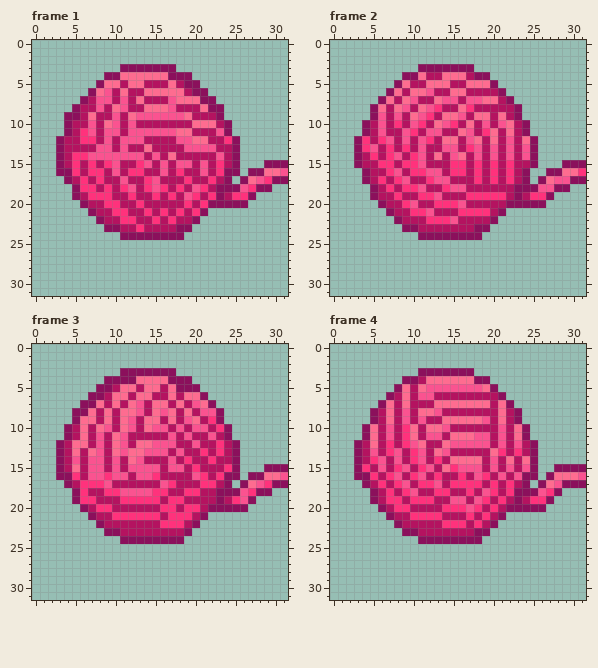
Two states of a pixel-art file, Assets/Assety/PLAYER_wloczka/klebek/odwijanie_zawijanie/wloczka4_spin_anim.aseprite. Above is the file before it was changed.
32x32 pixels, 8 frames. Shown: frame 1, frame 2, frame 3, frame 4. The commit also changed other frames, which this record leaves out.
Once edited:
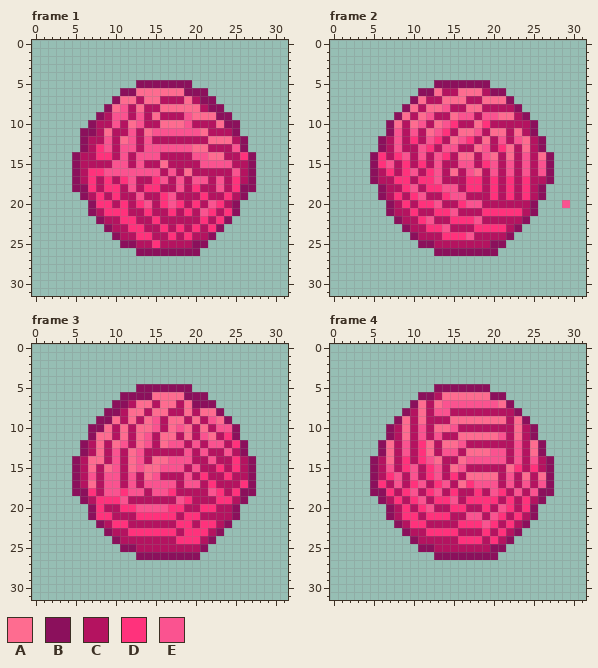
Palette (. is transparent): A #fe6c90  B #8b105c  C #b41360  D #ff327c  E #fa5390
Diff:
layer "ogonek" now hidden
Changed rows in their new state; - is an unchanged pixel.
Frame 1:
first column x 3:
 3 --------.......--------------
 4 ------...........------------
 5 -----.....BBBBBB-.-----------
 6 ----....BBA-----B------------
 7 ---....BAACAA-CC-C-----------
 8 --....B---ACC-AAAAC----------
 9 -....B--EC-CACCCEAAA-B-------
10 -...B-C--AE--AAAECCCA-B------
11 -..BB-AC--CA---EEEA-CCB------
12 ...BC---A-CE---CCCCAAACB-----
13 ...B-D---E-EEEEE-AAC--EB-----
14 ..BCCDDC-C-E--C--EEAA-CDB----
15 ..B-C-C-E-EC-A-CC--EEECCB-...
16 ..B---E-EEEEECECA-C-CCEC-....
17 -.BCDCD-DE-CDE-ECEECECDCB....
18 ---B---DC---DC-E-DC-ECDBB..--
19 --.BC-CD-CE-CDE-CCDCCDCB.----
20 ---.BD-CD--E-DEDCDCEDC-.-----
21 ------D------CDCDCEDCDB------
22 --------------C--CDCDB-------
23 -------C-D---D-DCDCDB--------
24 -------BCCDDCCDCDCCB---------
25 --------BBCCDCCCCBB----------
26 ----------BBBBBBBB-----------
Frame 2:
first column x 3:
 3 --------.......--------------
 4 ------...........------------
 5 -----.....BBBBBBB.-----------
 6 ----....BBA-C-AA-B-----------
 7 ---....BA-CAAACC--A----------
 8 --....BACAAE-CAA-------------
 9 --...BACAE-C--ECEE-ACB-------
10 -...BA-AE-----CAD-CC-CB------
11 -...BECE-A-D--AEC-ACACB------
12 ...BCECDCEDC-EDCACECE-CB-----
13 ...BCEC--D----CAECDA-ACB-----
14 ..BDCDEC--EDC-ACEA-A--CAB----
15 ..B-E--CD-E-CEECDE-E-ECEB-...
16 -.B--CDECD--ACEA-E-E-ECE-....
17 -.BC--D-D--C--D------DCCB....
18 --.BC--ECDDE-CDD-D-DCDCB...--
19 --.B---DECCDEECCC-CDCDCB.----
20 ---.B--CDDECCDEE---CCC-.--E--
21 --------CCDDECCC-DDDDCB------
22 --------DECCDDDE-CCCCB-------
23 -------C-DDE---DDDDCB--------
24 -------BCCCDDDECCCCB---------
25 --------BBCCCCCCCBB----------
26 ----------BBBBBBBB-----------
Frame 3:
first column x 3:
 3 --------.......--------------
 4 ------...........------------
 5 -----.....BBBBB--.-----------
 6 ----....BBBBAA-ABB-----------
 7 ---....BBCAAC-ACABB----------
 8 --....BBC-A--AC---AA---------
 9 --...BBACA--E--AC--EAB-------
10 -...BBA--CA--CA-ACA-EEB------
11 -...BAACA-AE-AA-A-EA-DB------
12 ...B-A-----ECA-E---EE-DB-----
13 ...BCA-EC-ECCC-CE-E-CECB-----
14 ..B-AA------AA-EE--E--DCB----
15 ..B-ACA--A-AAE---E--DCDCB-...
16 ..B--CE-CECAE---EC--CDCC-....
17 -.BCAC-E-E-EE-E-EEC--CCDB....
18 ---BD-EED--CEED-CC-EDCDBB..--
19 --.BCDDDECCCC-CED---DDCB.----
20 ---.B-C-DDEEEE-DCCDDCC-.-----
21 -----DDCCC---D-C-DCCCCB------
22 -------DD----CC-DCDDCB-------
23 -------C-DDDDDD-DDDCB--------
24 -------BCCCCCCCDDDCB---------
25 --------BBCCCCCCCCB----------
26 ----------BBBBBBBB-----------
Frame 4:
first column x 3:
 3 --------.......--------------
 4 ------...........------------
 5 -----.....BBBBBBB.-----------
 6 ----....BB-AAAAAAB-----------
 7 ---....BA--EEEEEEE-----------
 8 --....B--C-E------C----------
 9 --...BA-A--C----AA--AB-------
10 -...B-ACEC-AE-----C--CB------
11 -...B-ACEC--C--AAA---CB------
12 ...BA-ECDA--A-CCC-C---AB-----
13 ...BACECDAC-E-AAAEE-E-AB-----
14 ..BCACDCDEA-C-EEE-ECECECB----
15 ..BCECDECDECA-CC-C-ADCDCB....
16 ..B----ECDE-DCAAAACECACA-....
17 -.B--ECDECDECA-EEE-E-ECEB....
18 ---B-----DECD-CDCEDCECEBB.---
19 --.BC---ECDD-CDD-DCDCDCB.----
20 ---.BC--DE-C--CCDCEDCD-.-----
21 ------D-C--D--EECEDCDCB------
22 -------DD--CC-D-EDCDCB-------
23 -------C-DDDD--CDCDCB--------
24 -------BCCCCCDDDCDCB---------
25 --------BBCCCCCCCBB----------
26 ----------BBBBBBBB-----------
Changed places in both pictures, as pixel boxes (x1, y1, x2, y2):
changed: (56, 64, 288, 256)
changed: (354, 64, 586, 256)
changed: (56, 368, 288, 560)
changed: (354, 368, 586, 560)
